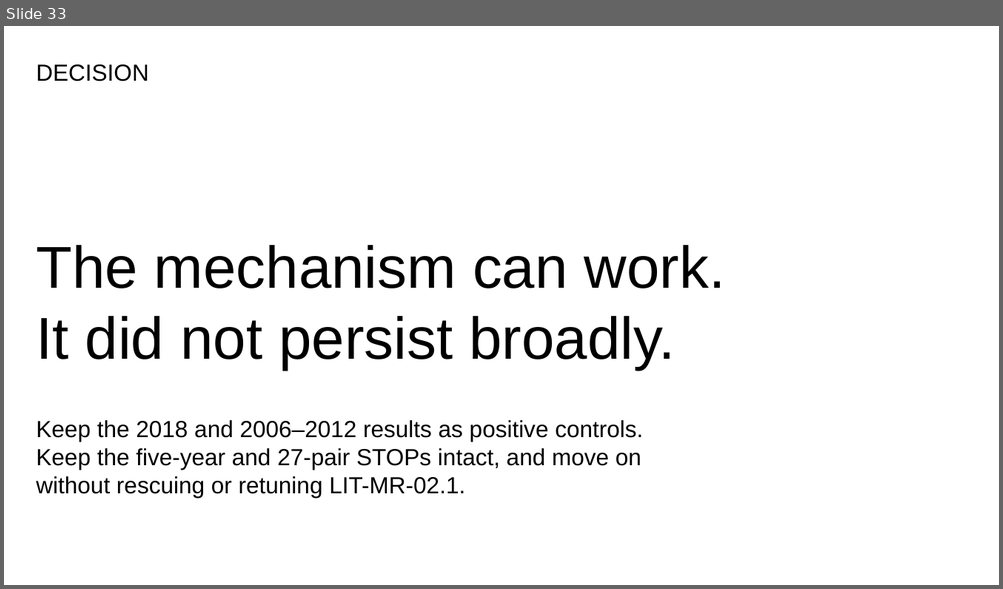
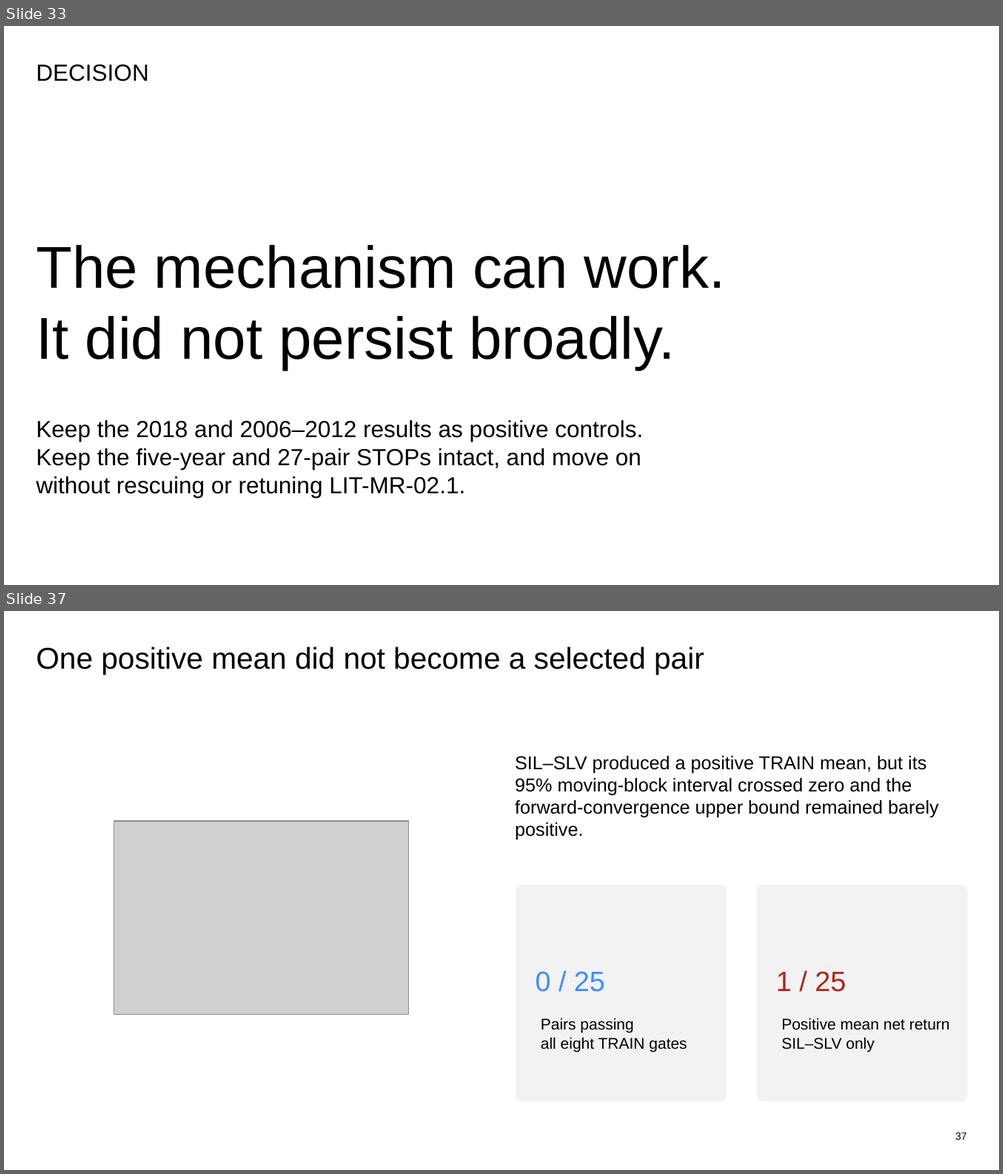
Before and after one commit to Francisc0Franc0/Time-Series-Modeling-Gen5, a slide deck: presentations/gen5_lit_mr_02_1_bollinger_evidence.pptx. Shown one above the other, each under a label of ours: slide 33 before the commit, slides 33 and 37 after it; the slides between them are not shown. The pictures are 1003x589 and 1003x1174 pixels, drawn with LibreOffice and Linux fonts; fonts in the diff are those of the drawing; grey boxes stand for pictures. Boxes give left, top, right and bottom in pixels: in the first picture for what was removed or moved away, otherwise in the second. Text is boxed around its words. In the diff, an @@ line names an element or a change of style, - is before the commit and + after.

```diff
--- a/presentations/gen5_lit_mr_02_1_bollinger_evidence.pptx
+++ b/presentations/gen5_lit_mr_02_1_bollinger_evidence.pptx
@@ slide 37 added at box(4, 611, 999, 1170), background #FFFFFF @@
@@ text added at box(36, 647, 704, 675), 29 pt, text #000000 @@
+One positive mean did not become a selected pair
@@ text added at box(515, 755, 939, 840), 18 pt, text #000000 @@
+SIL–SLV produced a positive TRAIN mean, but its 95% moving-block interval crossed zero and the forward-convergence upper bound remained barely positive.
@@ picture added at box(35, 821, 486, 1014) @@
@@ rectangle added at box(35, 821, 486, 1014), fill #FFFFFF, outline #FFFFFF 0 pt @@
@@ picture added at box(114, 821, 408, 1014) @@
@@ rounded rectangle added at box(516, 885, 726, 1102), fill #F2F2F2 @@
@@ rounded rectangle added at box(757, 885, 967, 1102), fill #F2F2F2 @@
@@ text added at box(535, 971, 605, 992), 27 pt, text #3D8DFF @@
+0 / 25
@@ text added at box(776, 971, 845, 992), 27 pt, text #B42318 @@
+1 / 25
@@ text added at box(540, 1018, 686, 1052), 15 pt, text #000000 @@
+Pairs passing
+all eight TRAIN gates
@@ text added at box(781, 1018, 950, 1052), 15 pt, text #000000 @@
+Positive mean net return
+SIL–SLV only
@@ text added at box(955, 1133, 967, 1140), 10 pt, text #000000 @@
+37
```
Also in this commit, not shown: 1 slide changed, 5 other slides added, 16 other files.
